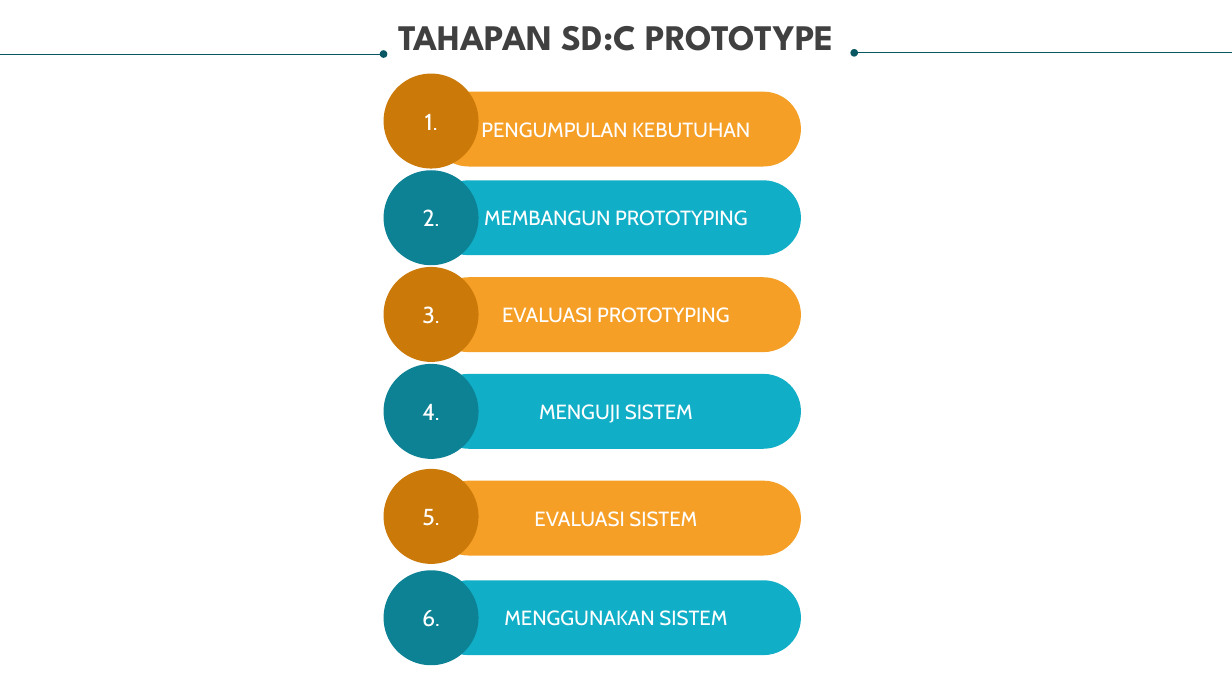
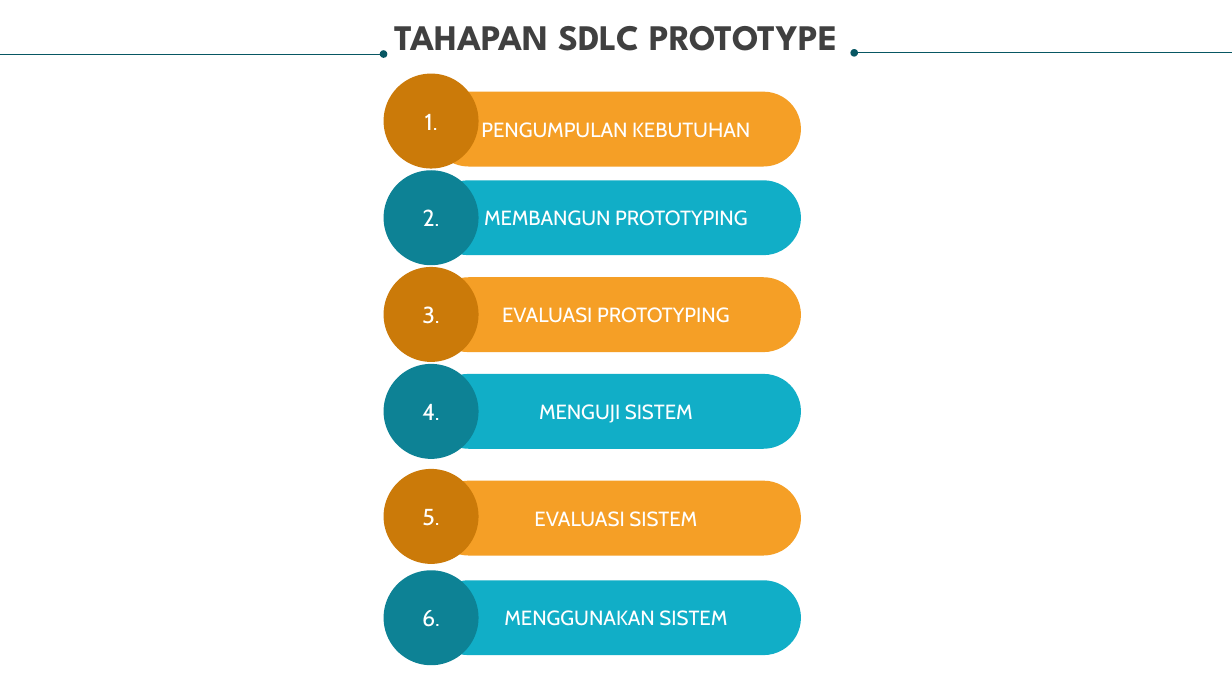
Before and after one commit to ivansukma/TAS-KAPITA-SELEKTA, a slide deck: slide 7 of BluePrint/Aplikasi Suhu Tubuh FIX.pptx. Drawn at 1232x693 pixels with LibreOffice and Linux fonts; fonts in the diff are those of the drawing. Boxes give left, top, right and bottom in pixels: in the first picture for what was removed or moved away, otherwise in the second. Text is boxed around its words. In the diff, an @@ line names an element or a change of style, - is before the commit and + after.

Commit message:
ppt

```diff
--- a/BluePrint/Aplikasi Suhu Tubuh FIX.pptx
+++ b/BluePrint/Aplikasi Suhu Tubuh FIX.pptx
@@ text at (395,26,837,51): text changed @@
-TAHAPAN SD:C PROTOTYPE
+TAHAPAN SDLC PROTOTYPE
```
Also in this commit, not shown: 1 other slide changed, 2 other files.
